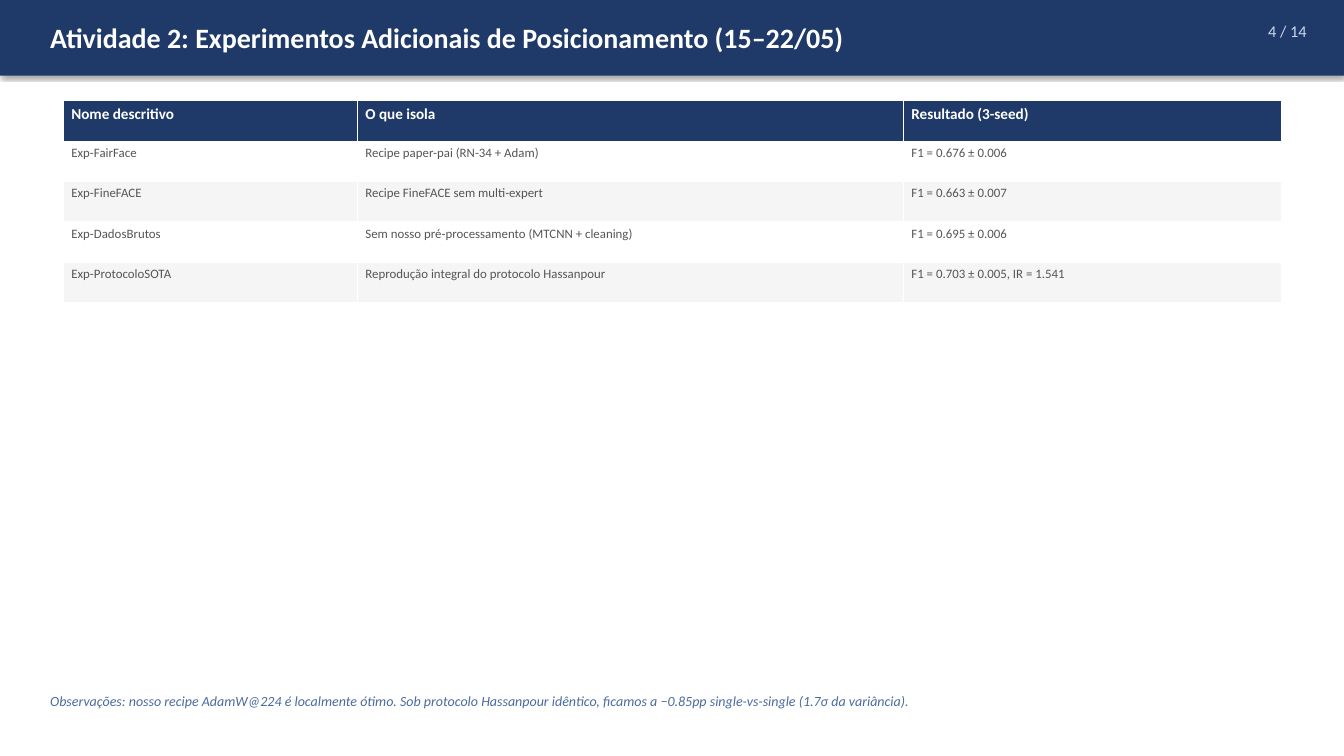
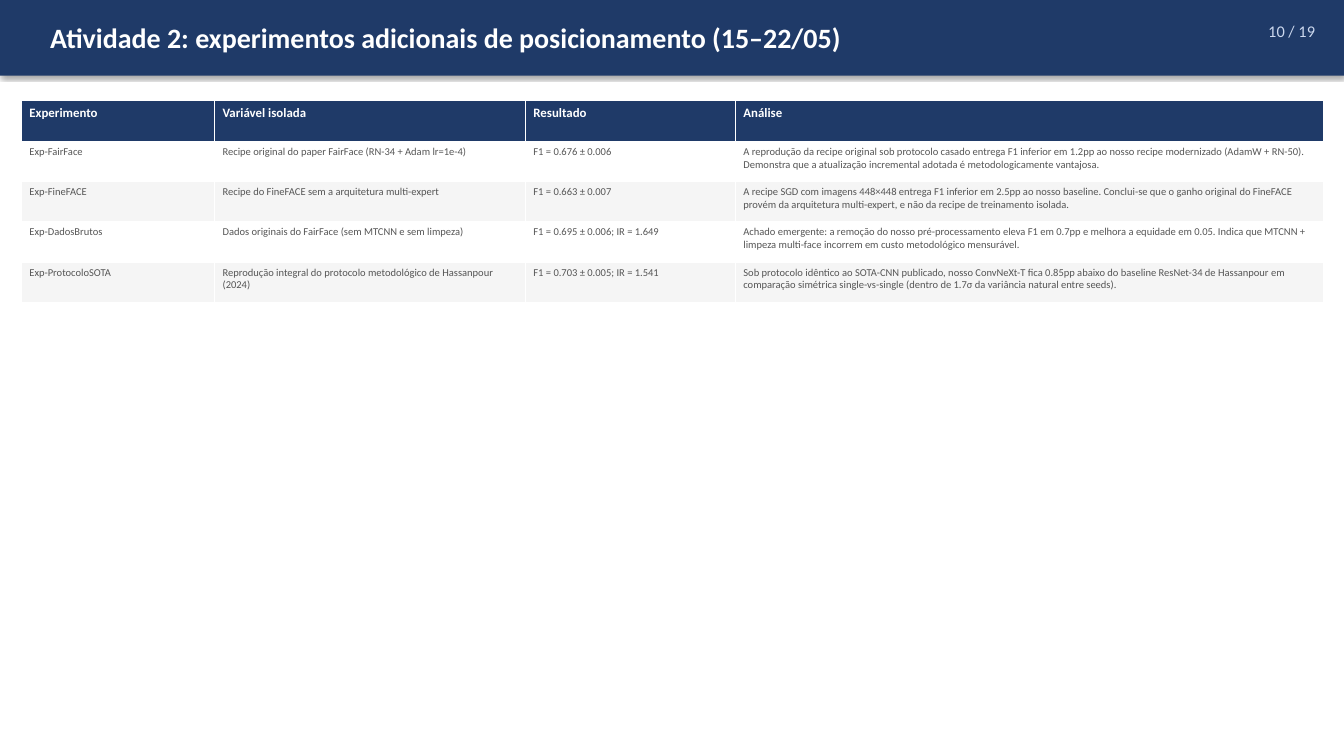
Before and after one commit to marcellozzetti/Facial-Recognition-Models-Mitigating-Bias, a slide deck: slide 10 of docs/apresentações/apresentacao_orientador_2026-05-24.pptx (slide 4 before the commit). Drawn at 1344x756 pixels with LibreOffice and Linux fonts; fonts in the diff are those of the drawing. Boxes give left, top, right and bottom in pixels: in the first picture for what was removed or moved away, otherwise in the second. Text is boxed around its words. In the diff, an @@ line names an element or a change of style, - is before the commit and + after.

Commit message:
docs(presentation): revise advisor presentation to v5 (19 slides, academic wording)
Multiple rounds of refinement of the advisor presentation based on
review feedback. Final version: 19 slides with full Portuguese
diacritics, academic-but-explanatory wording, and popular ML terms
preserved (seeds, backbone, epochs, loss, threshold, fine-tuning).

Structural changes:
- Slide 2 NEW: Status do mestrado (programa, créditos 20/26, prazos
  qualificação ago/2026 + defesa fev/2028, fase atual).
- Slide 6 NEW: Arquiteturas comparadas RN-50 vs ConvNeXt-T
  (9 dimensões técnicas + 3 hipóteses mecanísticas para o ganho).
- Slide 13 (custos/recursos) removido — não essencial à defesa.
- Slide 8 (Exp Adicionais): nova coluna "Análise" com interpretação.
- Slide 12 (Auditoria): nova coluna "Análise" idem.

Content refinements:
- Slide 3 (Decisões): justificativa da tarefa clarifica que Hassanpour
  2024 existe (não é "sem benchmark"); explica protocolo casado;
  esclarece critério val_f1_macro vs val_loss.
- Slide 4 (Metodologia): regra do 1-σ explicada com fórmula
  σ_comb = √(σ_A² + σ_B²); critério Pareto-aware explicado em 5 bullets
  (por que val_loss é anti-correlacionado com F1 para margin heads).
- Slide 5 (Métricas): convenção _c (por classe) explícita em nota.
- Slide 7 (5 Fatores): FSCL = "Fair Supervised Contrastive Learning,
  Park et al. CVPR 2022" explicado em nota.
- Slide 8 (Estado anterior): "Plano para 2 semanas" corrigido para
  "Plano elaborado em 17/05 para a semana subsequente (17-24/05)".

Wording aligned with Brazilian academic ML conventions: replaced
overly Portuguese-translated terms with widely-used English variants
(sementes → seeds, parada antecipada → early stopping, threshold,
data augmentation), while preserving academic prose with proper
diacritics, no all-caps emphasis, formal logical connectors.

Files: docs/apresentacao_orientador_2026-05-24.md (markdown source) +
docs/apresentações/apresentacao_orientador_2026-05-24.pptx (67 KB,
19 slides).

```diff
--- a/docs/apresentações/apresentacao_orientador_2026-05-24.pptx
+++ b/docs/apresentações/apresentacao_orientador_2026-05-24.pptx
@@ text at [50,27,840,53]: text changed @@
-Atividade 2: Experimentos Adicionais de Posicionamento (15–22/05)
+Atividade 2: experimentos adicionais de posicionamento (15–22/05)
@@ text at [1268,26,1315,37]: text changed @@
-4 / 14
+10 / 19
@@ table at [21,101,1323,302] @@
-column 1: Nome descritivo | Exp-FairFace | Exp-FineFACE | Exp-DadosBrutos | Exp-ProtocoloSOTA
-column 2: O que isola | Recipe paper-pai (RN-34 + Adam) | Recipe FineFACE sem multi-expert | Sem nosso pré-processamento (MTCNN + cleaning) | Reprodução integral do protocolo Hassanpour
-column 3: Resultado (3-seed) | F1 = 0.676 ± 0.006 | F1 = 0.663 ± 0.007 | F1 = 0.695 ± 0.006 | F1 = 0.703 ± 0.005, IR = 1.541
+column 1: Experimento | Exp-FairFace | Exp-FineFACE | Exp-DadosBrutos | Exp-ProtocoloSOTA
+column 2: Variável isolada | Recipe original do paper FairFace (RN-34 + Adam lr=1e-4) | Recipe do FineFACE sem a arquitetura multi-expert | Dados originais do FairFace (sem MTCNN e sem limpeza) | Reprodução integral do protocolo metodológico de Hassanpour (2024)
+column 3: Resultado | F1 = 0.676 ± 0.006 | F1 = 0.663 ± 0.007 | F1 = 0.695 ± 0.006; IR = 1.649 | F1 = 0.703 ± 0.005; IR = 1.541
+column 4: Análise | A reprodução da recipe original sob protocolo casado entrega F1 inferior em 1.2pp ao nosso recipe modernizado (AdamW + RN-50). Demonstra que a atualização incremental adotada é metodologicamente vantajosa. | A recipe SGD com imagens 448×448 entrega F1 inferior em 2.5pp ao nosso baseline. Conclui-se que o ganho original do FineFACE provém da arquitetura multi-expert, e não da recipe de treinamento isolada. | Achado emergente: a remoção do nosso pré-processamento eleva F1 em 0.7pp e melhora a equidade em 0.05. Indica que MTCNN + limpeza multi-face incorrem em custo metodológico mensurável. | Sob protocolo idêntico ao SOTA-CNN publicado, nosso ConvNeXt-T fica 0.85pp abaixo do baseline ResNet-34 de Hassanpour em comparação simétrica single-vs-single (dentro de 1.7σ da variância natural entre seeds).
@@ table: place and size @@
-table at [63,101,1281,302]
+table at [21,101,1323,302]
@@ text removed at [50,696,909,709] @@
-Observações: nosso recipe AdamW@224 é localmente ótimo. Sob protocolo Hassanpour idêntico, ficamos a −0.85pp single-vs-single (1.7σ da variância).
```
Also in this commit, not shown: 12 other slides changed, 6 slides added, 1 slide removed, 1 other file.
